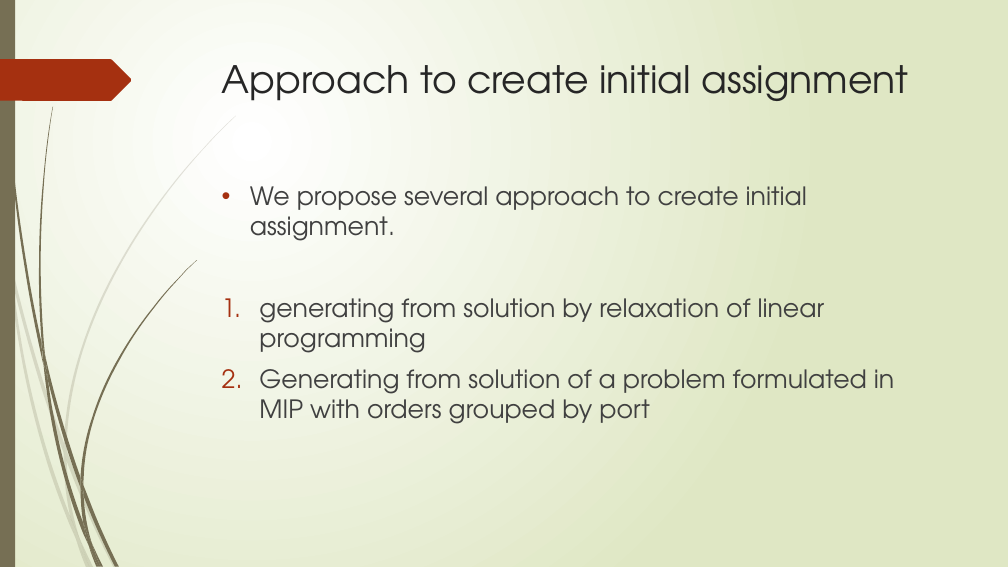
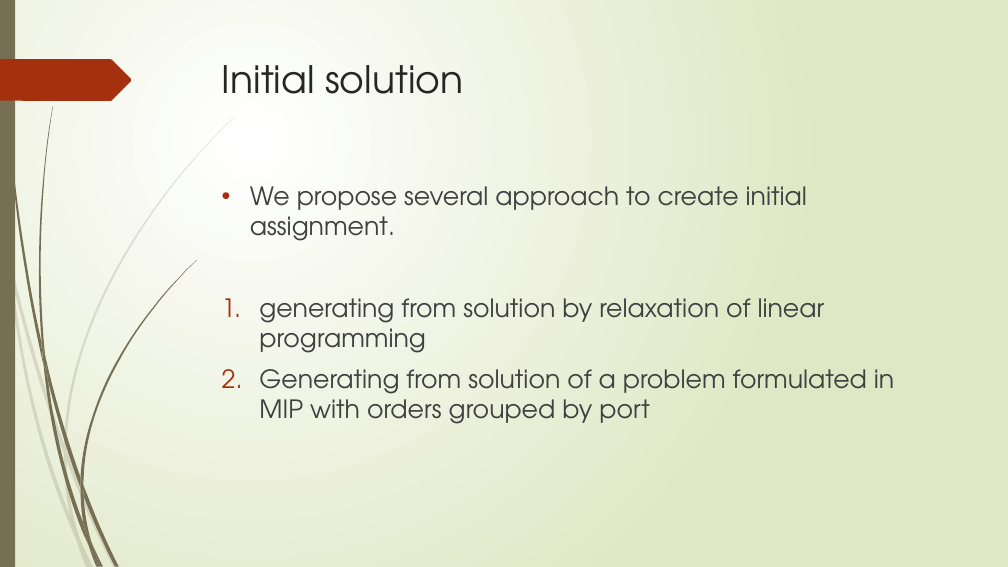
Before and after one commit to r-kurosu/kline_new, a slide deck: slide 52 of 竹田_修論発表.pptx (slide 49 before the commit). Drawn at 1008x567 pixels with LibreOffice and Linux fonts; fonts in the diff are those of the drawing. Boxes give left, top, right and bottom in pixels: in the first picture for what was removed or moved away, otherwise in the second. Text is boxed around its words. In the diff, an @@ line names an element or a change of style, - is before the commit and + after.

```diff
--- a/竹田_修論発表.pptx
+++ b/竹田_修論発表.pptx
@@ title at <box>222,65,463,94</box>: text changed @@
-Approach to create initial assignment
+Initial solution
```
Also in this commit, not shown: 19 other slides changed, 3 slides added.
